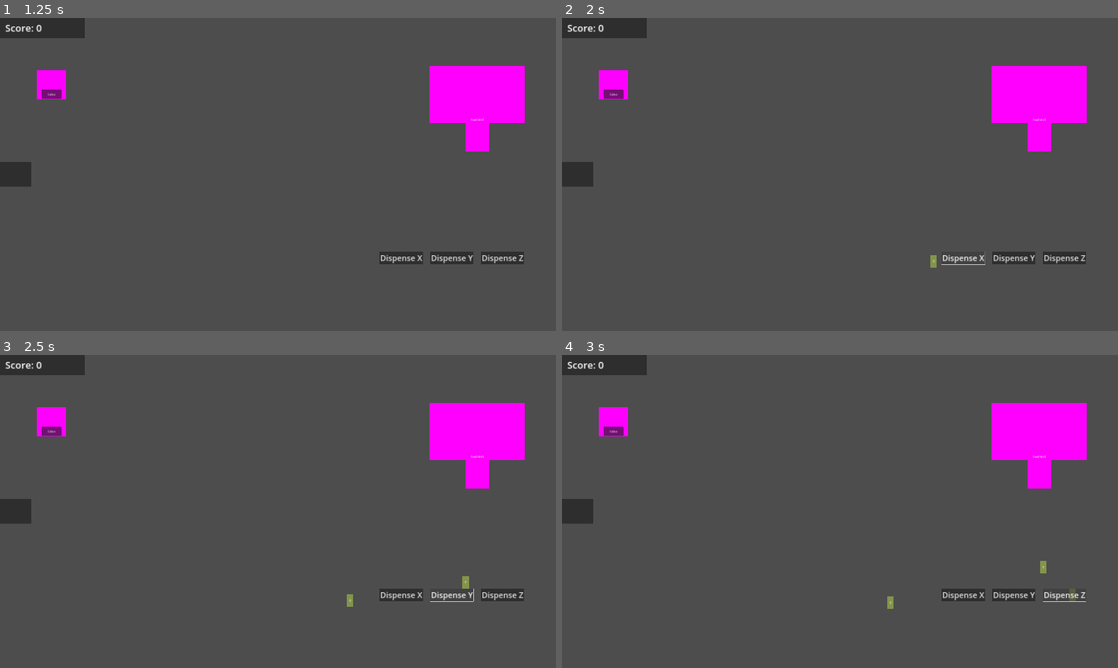
Above: before the commit, frames 1-4 (two rows, left to right).
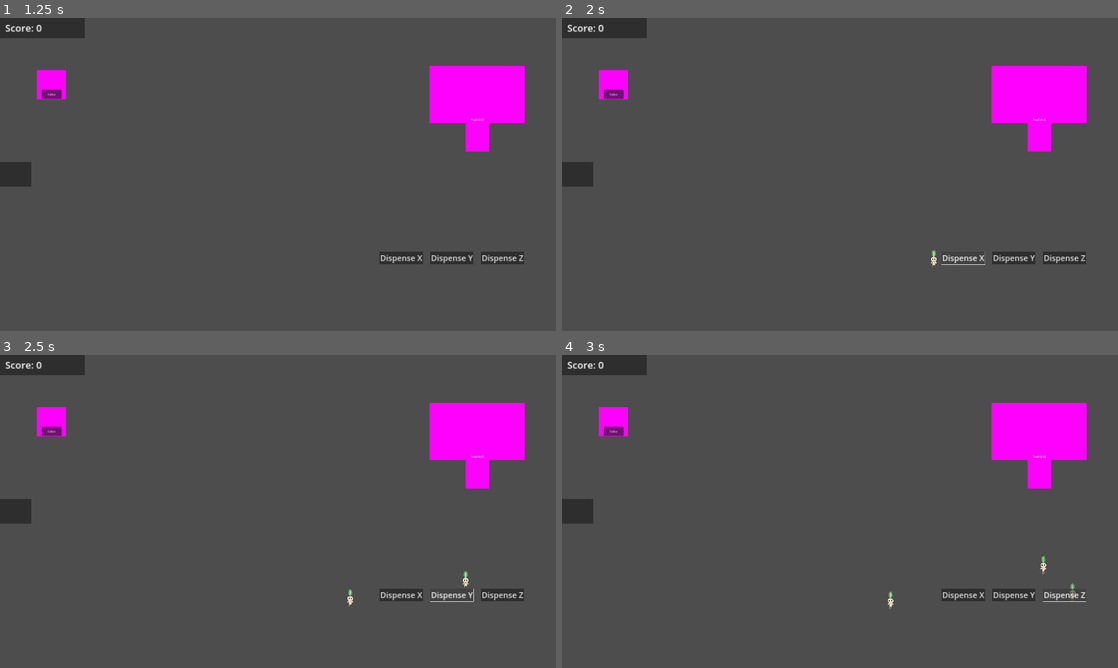
Above: after the commit, the same moments.

Repository: BoopEnthusiast/Cozy-Spring-Jam-2024
Game: Godot game, scene res://scenes/main_menu_screen.tscn
Same seed, same stepped clock (60 frames per second), same inputs: the game is played once before the commit and once after it.
Inputs:
- Up to frame 1 (1.25 s): click "Play" at 0.5 s
- Up to frame 2 (2 s): click "Dispense X" at 1.25 s
- Up to frame 3 (2.5 s): click "Dispense Y" at 2 s
- Up to frame 4 (3 s): click "Dispense Z" at 2.75 s

Frame 1 is identical in both runs. In frame 2, less than 0.1% of the frame differs, in the area x 66-68%, y 74-80%; in frame 3, 0.1%; in frame 4, 0.2%, in the area x 58-93%, y 64-82%.
Error after the commit: Parse Error: Too few arguments for "reduce()" call. Expected at least 1 but received 0. (res://scripts/lil_guy_sprite_display.gd:37)

Commit message:
mid-sprite-work, may be broken, heading out for a minute

Diff:
--- a/scenes/lil_guy.tscn
+++ b/scenes/lil_guy.tscn
@@ -1,6 +1,15 @@
-[gd_scene load_steps=5 format=3 uid="uid://cf46qb3d2735i"]
+[gd_scene load_steps=17 format=3 uid="uid://cf46qb3d2735i"]
 
 [ext_resource type="Script" path="res://scripts/lil_guy.gd" id="1_j35jn"]
+[ext_resource type="Texture2D" uid="uid://c5xjhp4uxgt48" path="res://resources/LilGuy/dead.png" id="2_c1la0"]
+[ext_resource type="Texture2D" uid="uid://dckvds4iwod4h" path="res://resources/LilGuy/Healthy/body.png" id="3_vxd5f"]
+[ext_resource type="Texture2D" uid="uid://crcrl62mg1kjj" path="res://resources/LilGuy/Hungry/body.png" id="4_4jjmk"]
+[ext_resource type="Texture2D" uid="uid://d4jqxijidt3m0" path="res://resources/LilGuy/starving.png" id="5_1ws0y"]
+[ext_resource type="Script" path="res://scripts/lil_guy_sprite_display.gd" id="6_aqigi"]
+[ext_resource type="Texture2D" uid="uid://dp6ow6cq6v8hr" path="res://resources/LilGuy/Healthy/mid_leaf.png" id="7_ukary"]
+[ext_resource type="Texture2D" uid="uid://b5nycrkfioym2" path="res://resources/LilGuy/Hungry/mid_leaf.png" id="8_ef81y"]
+[ext_resource type="Texture2D" uid="uid://bgxou3q6kq7p2" path="res://resources/LilGuy/Healthy/leaf_top.png" id="9_5a6cn"]
+[ext_resource type="Texture2D" uid="uid://dx0ttmvt0ihwp" path="res://resources/LilGuy/Hungry/leaf_top.png" id="10_ghp46"]
 
 [sub_resource type="RectangleShape2D" id="RectangleShape2D_o3xo7"]
 size = Vector2(44, 86)
@@ -12,7 +21,80 @@
 [sub_resource type="GradientTexture1D" id="GradientTexture1D_yd7jm"]
 gradient = SubResource("Gradient_1fl2r")
 
-[node name="LilGuy" type="CharacterBody2D"]
+[sub_resource type="SpriteFrames" id="SpriteFrames_h2c4p"]
+animations = [{
+"frames": [{
+"duration": 1.0,
+"texture": ExtResource("2_c1la0")
+}],
+"loop": true,
+"name": &"dead",
+"speed": 5.0
+}, {
+"frames": [{
+"duration": 1.0,
+"texture": ExtResource("3_vxd5f")
+}],
+"loop": true,
+"name": &"default",
+"speed": 5.0
+}, {
+"frames": [{
+"duration": 1.0,
+"texture": ExtResource("4_4jjmk")
+}],
+"loop": true,
+"name": &"hungry",
+"speed": 5.0
+}, {
+"frames": [{
+"duration": 1.0,
+"texture": ExtResource("5_1ws0y")
+}],
+"loop": true,
+"name": &"starving",
+"speed": 5.0
+}]
+
+[sub_resource type="SpriteFrames" id="SpriteFrames_upwpf"]
+animations = [{
+"frames": [{
+"duration": 1.0,
+"texture": ExtResource("7_ukary")
+}],
+"loop": true,
+"name": &"default",
+"speed": 5.0
+}, {
+"frames": [{
+"duration": 1.0,
+"texture": ExtResource("8_ef81y")
+}],
+"loop": true,
+"name": &"hungry",
+"speed": 5.0
+}]
+
+[sub_resource type="SpriteFrames" id="SpriteFrames_vh1sg"]
+animations = [{
+"frames": [{
+"duration": 1.0,
+"texture": ExtResource("9_5a6cn")
+}],
+"loop": true,
+"name": &"default",
+"speed": 5.0
+}, {
+"frames": [{
+"duration": 1.0,
+"texture": ExtResource("10_ghp46")
+}],
+"loop": true,
+"name": &"hungry",
+"speed": 5.0
+}]
+
+[node name="LilGuy" type="CharacterBody2D" groups=["lil_guy"]]
 input_pickable = true
 motion_mode = 1
 script = ExtResource("1_j35jn")
@@ -20,7 +102,8 @@
 [node name="Collider" type="CollisionShape2D" parent="."]
 shape = SubResource("RectangleShape2D_o3xo7")
 
-[node name="Sprite" type="Sprite2D" parent="."]
+[node name="PlaceholderSprite" type="Sprite2D" parent="."]
+visible = false
 scale = Vector2(0.171875, 86)
 texture = SubResource("GradientTexture1D_yd7jm")
 
@@ -37,6 +120,23 @@
 vertical_alignment = 1
 autowrap_mode = 1
 
+[node name="Sprite" type="AnimatedSprite2D" parent="."]
+scale = Vector2(0.05, 0.05)
+sprite_frames = SubResource("SpriteFrames_h2c4p")
+script = ExtResource("6_aqigi")
+
+[node name="MidLeaf" type="AnimatedSprite2D" parent="."]
+position = Vector2(0, -52)
+scale = Vector2(0.05, 0.05)
+sprite_frames = SubResource("SpriteFrames_upwpf")
+
+[node name="LeafTop" type="AnimatedSprite2D" parent="."]
+position = Vector2(0, -62.75)
+scale = Vector2(0.05, 0.05)
+sprite_frames = SubResource("SpriteFrames_vh1sg")
+
+[connection signal="hunger_changed" from="." to="Sprite" method="_on_lil_guy_hunger_changed"]
+[connection signal="merged" from="." to="Sprite" method="_on_lil_guy_merged"]
 [connection signal="mouse_entered" from="." to="." method="_on_mouse_entered"]
 [connection signal="mouse_exited" from="." to="." method="_on_mouse_exited"]
 [connection signal="timeout" from="Timer" to="." method="_on_timer_timeout"]
--- a/scripts/feedingstation.gd
+++ b/scripts/feedingstation.gd
@@ -4,4 +4,5 @@
 func _on_body_entered(body):
 	if body.is_dragging and body is LilGuy and Singleton.food_Left > 0:
 		Singleton.food_Left -= 1
-		body.hunger_state = 0
+		body.current_hunger_state = body.FoodLevel.HEALTHY
+		body.hunger_changed.emit()
--- a/scripts/lil_guy.gd
+++ b/scripts/lil_guy.gd
@@ -1,12 +1,15 @@
 class_name LilGuy extends CharacterBody2D
 
+signal hunger_changed
+signal merged
+
+enum FoodLevel {HEALTHY, HUNGRY, SARVING, DEAD}
 
 var speed = 300.0
-
 var direction: Vector2
 var mouse_is_on := false
 var is_dragging := false
-var hunger_state: int = 0
+var current_hunger_state: int = FoodLevel.HEALTHY
 var genes: Array[String]
 var food_worth: int = 1
 
@@ -30,17 +33,7 @@
 
 
 func _physics_process(delta):
-	if is_on_wall():
-		direction = Vector2(randf() - 0.5, randf() - 0.5).normalized()
-
-	if not is_dragging:
-		velocity = direction * speed
-	elif is_dragging or hunger_state > 3:
-		velocity = Vector2.ZERO
-		global_position = get_global_mouse_position()
-
-	move_and_slide()
-
+	#
 	if is_dragging and is_on_wall():
 		var collided_object = get_last_slide_collision().get_collider()
 		if collided_object is LilGuy:
@@ -48,6 +41,20 @@
 			collided_object.reset_gene_display()
 			Singleton.is_dragging = false
 			queue_free()
+
+	# Bounce off walls
+	if is_on_wall():
+		direction = Vector2(randf() - 0.5, randf() - 0.5).normalized()
+
+	# Move if not dead
+	if not is_dragging:
+		velocity = direction * speed
+	elif is_dragging:
+		global_position = get_global_mouse_position()
+	elif current_hunger_state == FoodLevel.DEAD:
+		velocity = Vector2.ZERO
+
+	move_and_slide()
 
 
 func _on_mouse_entered():
@@ -60,7 +67,9 @@
 
 
 func _on_timer_timeout():
-	hunger_state += 1
+	if current_hunger_state != FoodLevel.DEAD:
+		current_hunger_state += 1
+		hunger_changed.emit()
 
 
 func reset_gene_display():
--- /dev/null
+++ b/scripts/lil_guy_sprite_display.gd
@@ -0,0 +1,37 @@
+extends AnimatedSprite2D
+
+@onready var lil_guy: LilGuy = $".."
+@onready var mid_leaves: Array[AnimatedSprite2D] = [$"../MidLeaf"]
+@onready var leaf_top: AnimatedSprite2D = $"../LeafTop"
+
+
+func _on_lil_guy_hunger_changed(hunger_state: int):
+	match hunger_state:
+		0:
+			play("default")
+			for mid_leaf in mid_leaves:
+				mid_leaf.play("default")
+				mid_leaf.visible = true
+			leaf_top.play("default")
+			leaf_top.visible = true
+		1:
+			play("hungry")
+			for mid_leaf in mid_leaves:
+				mid_leaf.play("hungry")
+				mid_leaf.visible = true
+			leaf_top.play("hungry")
+			leaf_top.visible = true
+		2:
+			play("starving")
+			for mid_leaf in mid_leaves:
+				mid_leaf.visible = false
+			leaf_top.visible = false
+		3:
+			play("dead")
+			for mid_leaf in mid_leaves:
+				mid_leaf.visible = false
+			leaf_top.visible = false
+
+
+func _on_lil_guy_merged():
+	mid_leaves.reduce()
